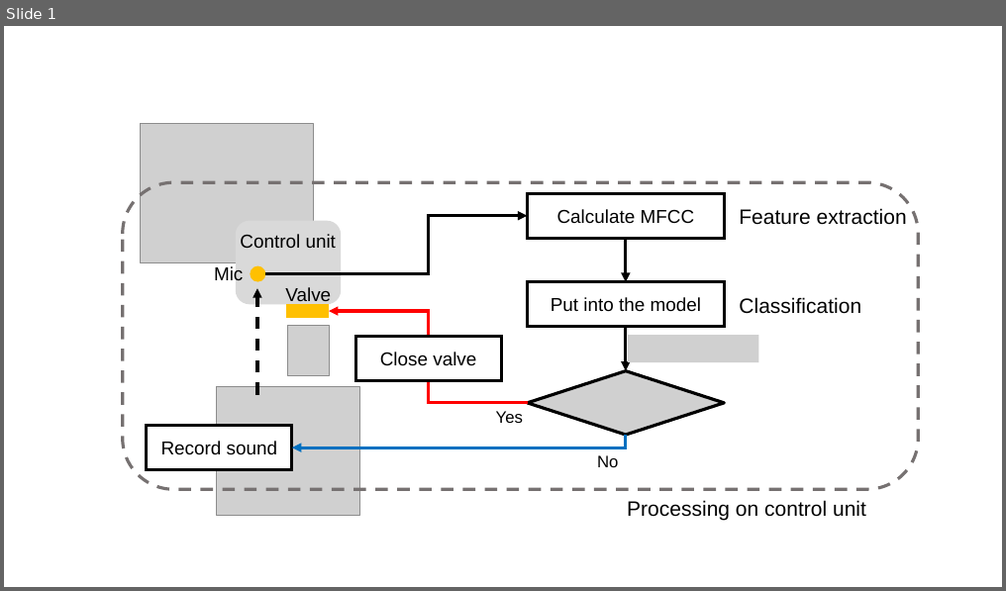
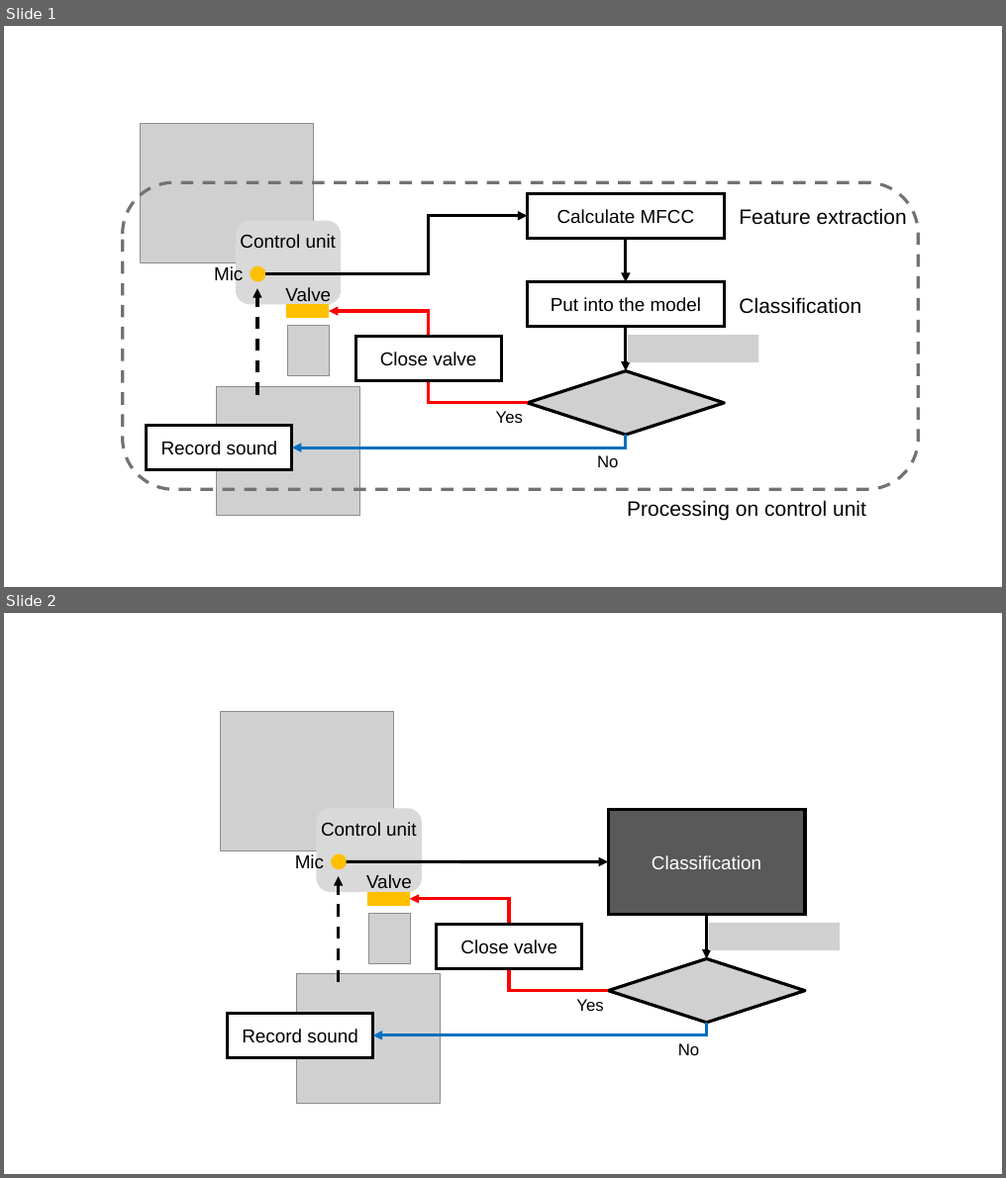
Before and after one commit to a2h1r0/lab, a slide deck: paper/water/figures/figures.pptx. Shown one above the other, each under a label of ours: slide 1 before the commit, slides 1 and 2 after it. The pictures are 1006x591 and 1006x1178 pixels, drawn with LibreOffice and Linux fonts; fonts in the diff are those of the drawing; grey boxes stand for pictures. Boxes give left, top, right and bottom in pixels: in the first picture for what was removed or moved away, otherwise in the second. Text is boxed around its words. In the diff, an @@ line names an element or a change of style, - is before the commit and + after.

```diff
--- a/paper/water/figures/figures.pptx
+++ b/paper/water/figures/figures.pptx
@@ slide 2 added at [4,613,1002,1174], background #FFFFFF @@
@@ group added at [221,712,840,1104]: 5 pictures, 5 texts, 4 rectangles, 3 arrows, 2 elbow arrows, 1 rounded rectangle, 1 ellipse @@
+Mic
+Control unit
+Valve
+Classification
+Record sound
+Close valve
+Yes
+No
```
